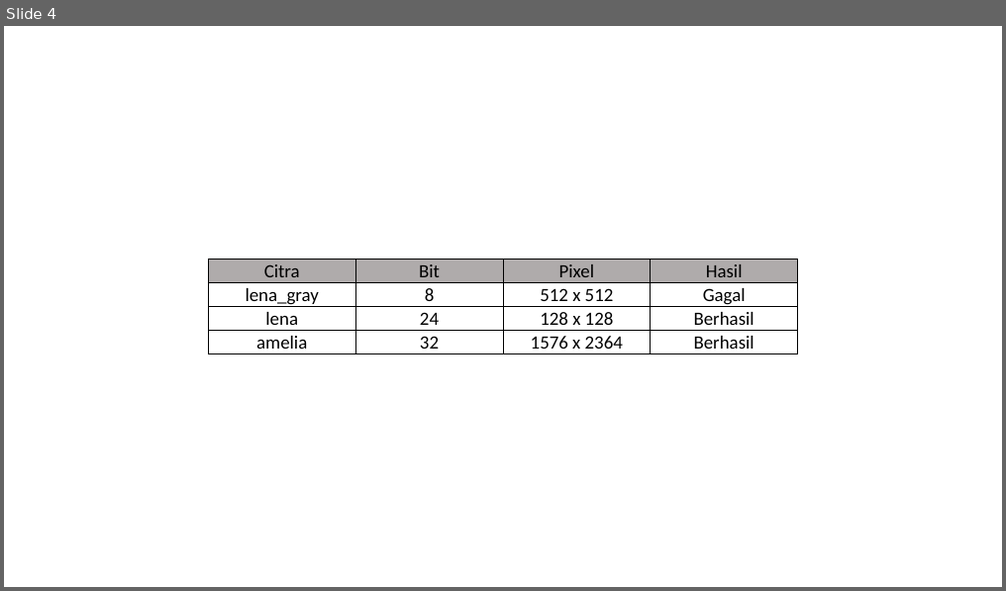
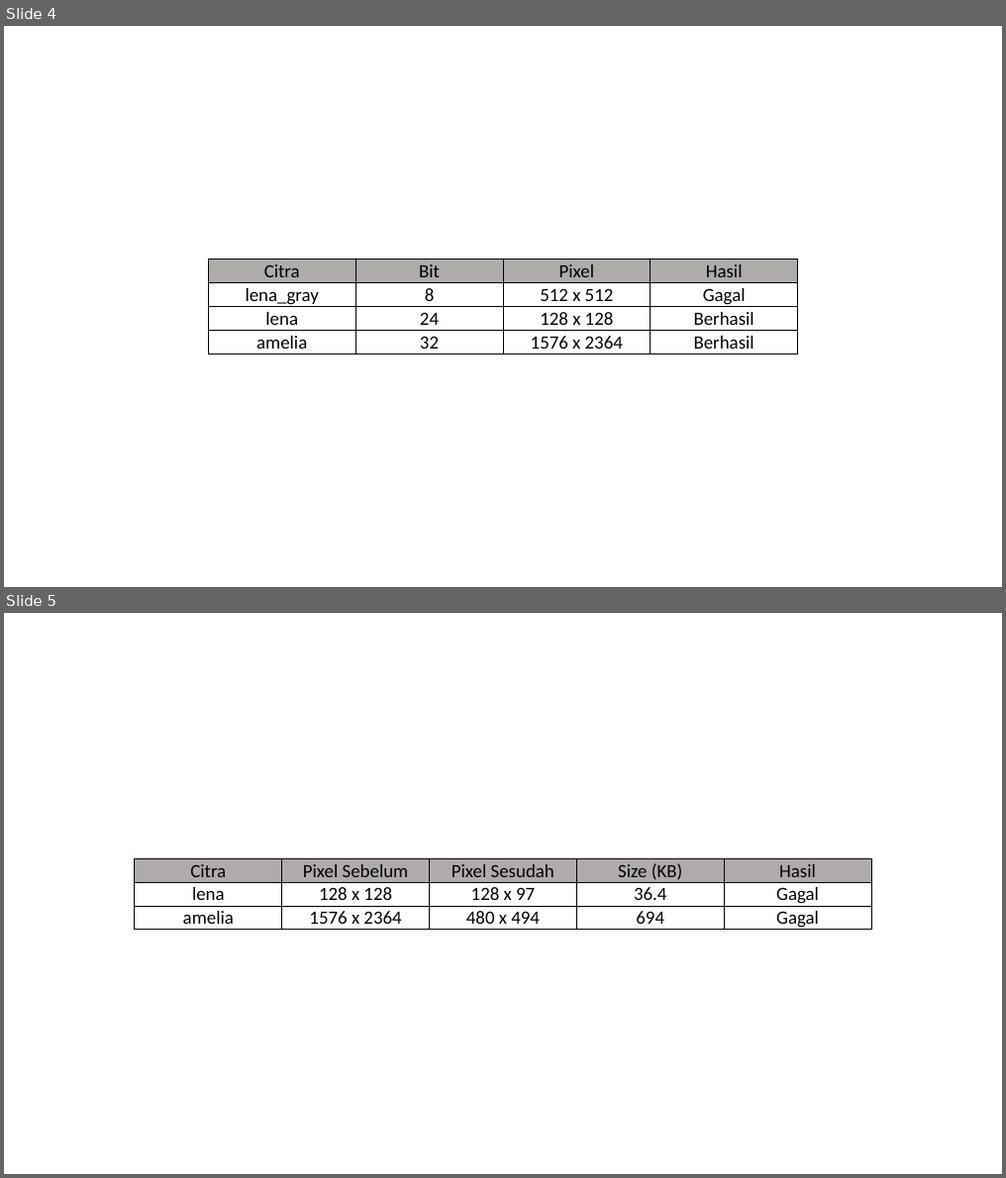
Before and after one commit to ameliapriliani23/Skripsweet, a slide deck: Ms. Office/tabel_hasil.pptx. Shown one above the other, each under a label of ours: slide 4 before the commit, slides 4 and 5 after it. The pictures are 1006x591 and 1006x1178 pixels, drawn with LibreOffice and Linux fonts; fonts in the diff are those of the drawing. Boxes give left, top, right and bottom in pixels: in the first picture for what was removed or moved away, otherwise in the second. Text is boxed around its words. In the diff, an @@ line names an element or a change of style, - is before the commit and + after.

```diff
--- a/Ms. Office/tabel_hasil.pptx
+++ b/Ms. Office/tabel_hasil.pptx
@@ slide 5 added at box(4, 613, 1002, 1174), background #FFFFFF @@
@@ table added at box(135, 859, 872, 934), 3 rows, 5 columns @@
+Citra | Pixel Sebelum | Pixel Sesudah | Size (KB) | Hasil
+lena | 128 x 128 | 128 x 97 | 36.4 | Gagal
+amelia | 1576 x 2364 | 480 x 494 | 694 | Gagal
```
Also in this commit, not shown: 3 slides changed, 2 slides removed, 33 other files.
